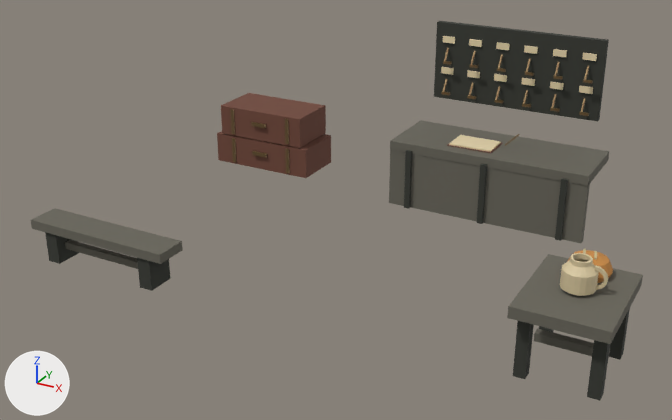
A saved change to the glTF model world/art/village/village_meadowinn_artifacts.glb.
Rendered twice from a camera (50 mm lens) standing at (5.5, -8.59, 5.36) and looking at (0.29, 0.88, 0.63). The lights are fixed; the arrows at lower left show +X, +Y and +Z. The older version comes first. Vertices at exactly the same position are counted once.

Objects in the first picture: 'village_meadowinn_artifacts'.
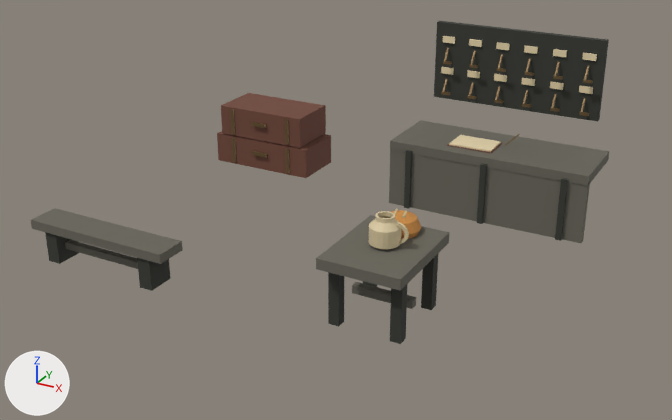
Diff of the bpy script that builds the scene:
```diff
--- a/world/art/village/village_meadowinn_artifacts.glb.py
+++ b/world/art/village/village_meadowinn_artifacts.glb.py
@@ me_village_meadowinn_artifacts @@
 # used by ob_village_meadowinn_artifacts; location = (0.0, 0.0, 0.0)
-me_village_meadowinn_artifacts.from_pydata(...)  # 904 vertices, 1472 faces; spans x -3.03..4.15, y -1.06..3.75, z 0.0..2.5
+me_village_meadowinn_artifacts.from_pydata(...)  # 904 vertices, 1472 faces; spans x -3.03..3.0, y -1.06..3.75, z 0.0..2.5
+# me_village_meadowinn_artifacts part 1: the loose piece of 8 vertices spanning x 3.15..4.15, y -0.85..0.45, z 0.75..0.88 is moved by (-2.15, 0.0, 0.0)
+# me_village_meadowinn_artifacts part 2: the loose piece of 8 vertices spanning x 3.27..4.03, y -0.25..-0.15, z 0.2..0.3 is moved by (-2.15, 0.0, 0.0)
+# me_village_meadowinn_artifacts part 3: the loose piece of 8 vertices spanning x 3.2..3.34, y 0.15..0.28, z 0.0..0.75 is moved by (-2.15, 0.0, 0.0)
+# me_village_meadowinn_artifacts part 4: the loose piece of 8 vertices spanning x 3.2..3.34, y -0.68..-0.55, z 0.0..0.75 is moved by (-2.15, 0.0, 0.0)
+# me_village_meadowinn_artifacts part 5: the loose piece of 8 vertices spanning x 3.96..4.09, y 0.15..0.28, z 0.0..0.75 is moved by (-2.15, 0.0, 0.0)
+# me_village_meadowinn_artifacts part 6: the loose piece of 8 vertices spanning x 3.96..4.09, y -0.68..-0.55, z 0.0..0.75 is moved by (-2.15, 0.0, 0.0)
+# me_village_meadowinn_artifacts part 7: the loose piece of 182 vertices spanning x 3.47..3.83, y -0.38..-0.02, z 0.88..1.24 is moved by (-2.15, 0.0, 0.0)
+# me_village_meadowinn_artifacts part 8: the loose piece of 66 vertices spanning x 3.41..3.89, y -0.04..0.44, z 0.88..1.12 is moved by (-2.15, 0.0, 0.0)
+# me_village_meadowinn_artifacts part 9: the loose piece of 8 vertices spanning x 3.67..3.73, y 0.12..0.28, z 1.09..1.12 is moved by (-2.15, 0.0, 0.0)
+# other edits to the shape of me_village_meadowinn_artifacts do not show in these pictures
 me_village_meadowinn_artifacts.materials.append(mat_wood)
```

Boxes (x1, y1, x2, y2) around the edits, measured in the pictures (672 x 420 px; the box of a moved part takes in the faces that stretch with it):
'village_meadowinn_artifacts', reshaped (15% shorter): before (31, 21, 643, 401); after (31, 21, 609, 344)
part 1 of me_village_meadowinn_artifacts, moved or reshaped: before (507, 254, 643, 344); after (316, 215, 450, 291)
part 2 of me_village_meadowinn_artifacts, moved or reshaped: before (534, 328, 610, 356); after (352, 282, 416, 309)
part 3 of me_village_meadowinn_artifacts, moved or reshaped (mostly hidden): before (539, 326, 554, 332); after (363, 281, 377, 287)
part 4 of me_village_meadowinn_artifacts, moved or reshaped: before (513, 321, 534, 379); after (328, 272, 344, 327)
part 5 of me_village_meadowinn_artifacts, moved or reshaped: before (609, 308, 630, 360); after (421, 254, 438, 310)
part 6 of me_village_meadowinn_artifacts, moved or reshaped: before (587, 340, 610, 401); after (390, 285, 407, 344)
part 7 of me_village_meadowinn_artifacts, moved or reshaped: before (560, 253, 599, 296); after (369, 211, 401, 250)
part 8 of me_village_meadowinn_artifacts, moved or reshaped: before (567, 250, 613, 283); after (391, 210, 421, 239)
part 9 of me_village_meadowinn_artifacts, moved or reshaped: before (594, 251, 597, 260); after (402, 211, 407, 218)
